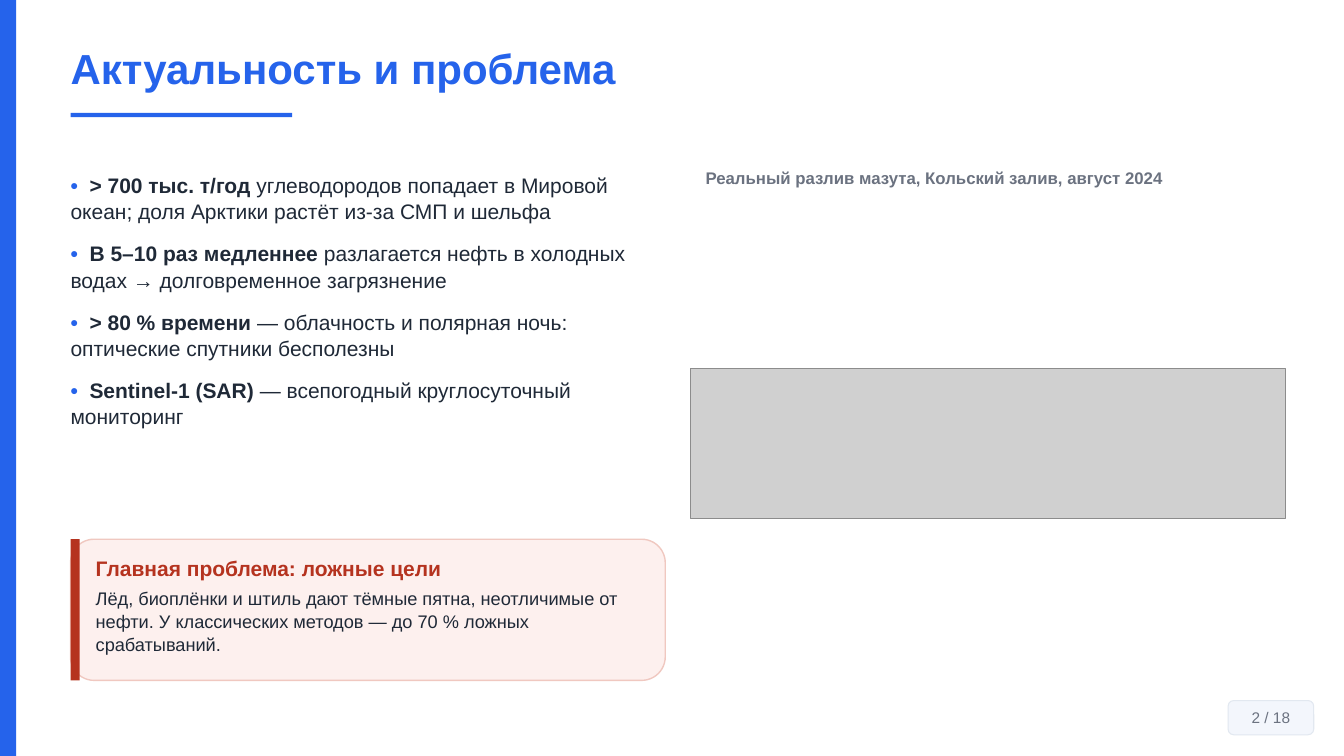
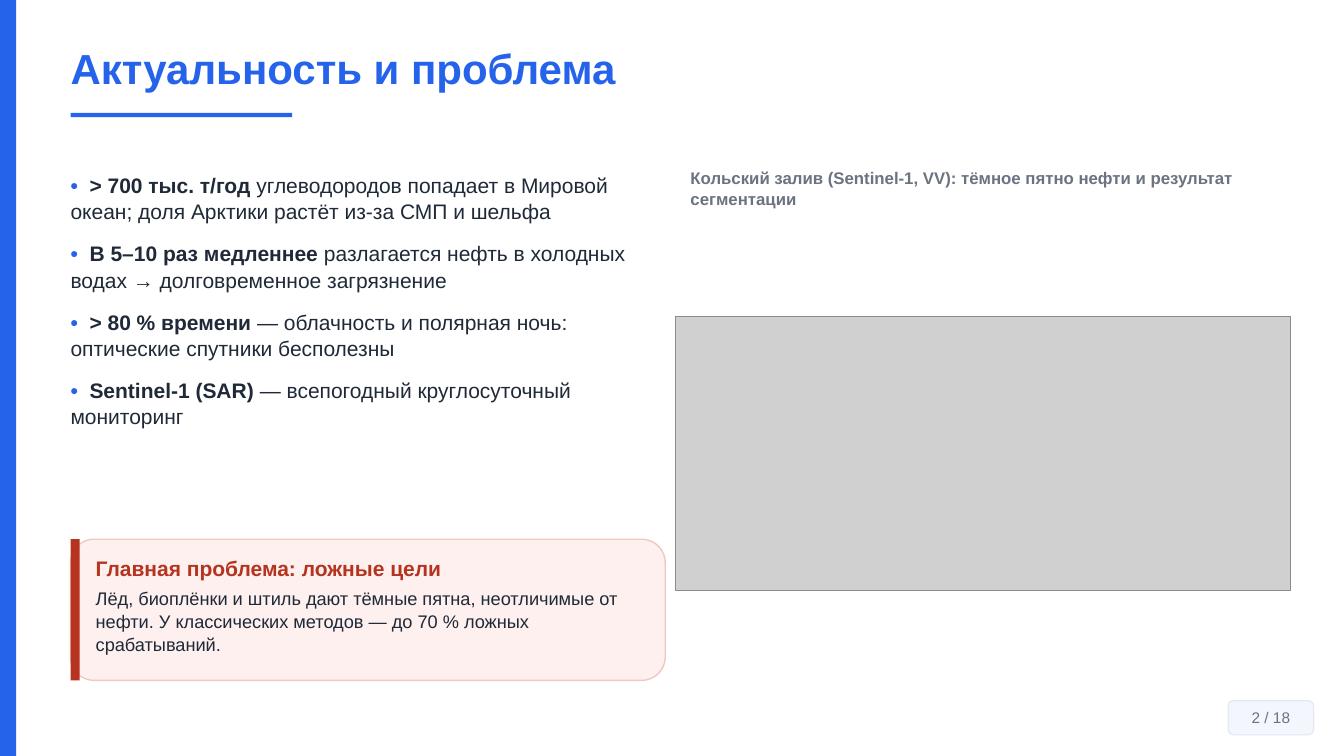
Before and after one commit to Confucius-hub/spbu_db_hw, a slide deck: slide 2 of thesis/vkr_final/Презентация_Финал_Байханов_2026.pptx. Drawn at 1344x756 pixels with LibreOffice and Linux fonts; fonts in the diff are those of the drawing; grey boxes stand for pictures. Boxes give left, top, right and bottom in pixels: in the first picture for what was removed or moved away, otherwise in the second. Text is boxed around its words. In the diff, an @@ line names an element or a change of style, - is before the commit and + after.

```diff
--- a/thesis/vkr_final/Презентация_Финал_Байханов_2026.pptx
+++ b/thesis/vkr_final/Презентация_Финал_Байханов_2026.pptx
@@ text at (690,171,1233,209): text changed @@
-Реальный разлив мазута, Кольский залив, август 2024
+Кольский залив (Sentinel-1, VV): тёмное пятно нефти и результат сегментации
@@ picture: place and size @@
-picture at (691,369,1286,518)
+picture at (676,317,1291,591)
```
Also in this commit, not shown: 3 other files.
